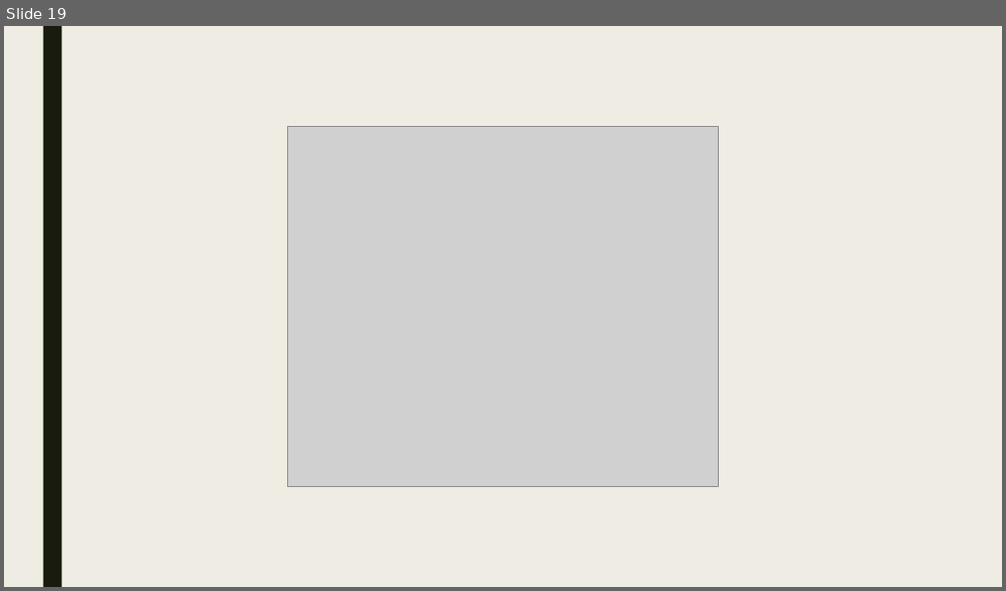
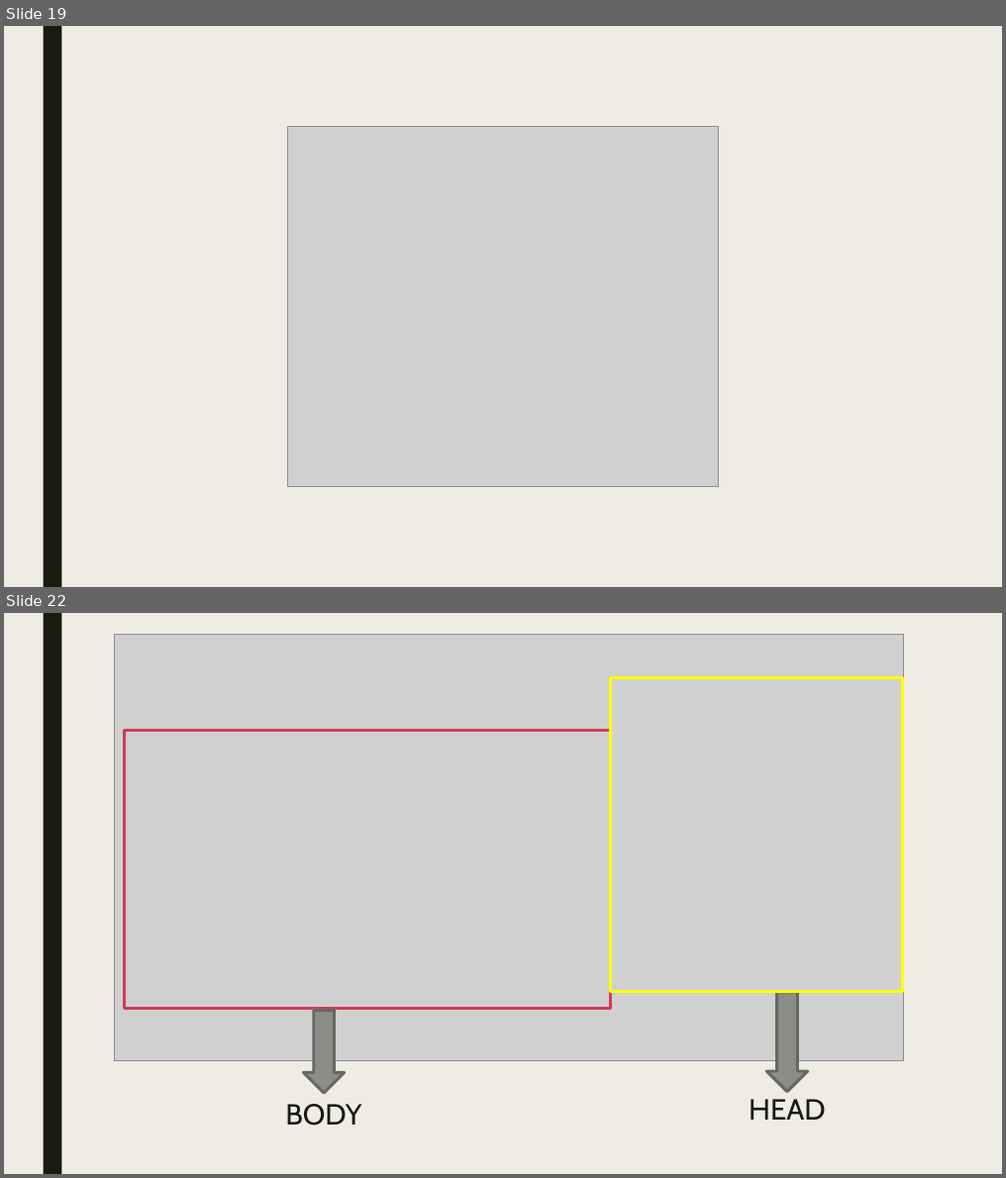
Before and after one commit to lexus654/basic_HTML-CSS_tutorial, a slide deck: HTML BASICS.pptx. Shown one above the other, each under a label of ours: slide 19 before the commit, slides 19 and 22 after it; the slides between them are not shown. The pictures are 1006x591 and 1006x1178 pixels, drawn with LibreOffice and Linux fonts; fonts in the diff are those of the drawing; grey boxes stand for pictures. Boxes give left, top, right and bottom in pixels: in the first picture for what was removed or moved away, otherwise in the second. Text is boxed around its words. In the diff, an @@ line names an element or a change of style, - is before the commit and + after.

Commit message:
HEAD TAG DONE

```diff
--- a/HTML BASICS.pptx
+++ b/HTML BASICS.pptx
@@ slide 22 added at bbox=[4, 613, 1002, 1174], background #EFEDE3; not listed: 1 template element that a slide beside it also shows @@
@@ picture added at bbox=[115, 634, 905, 1061] @@
@@ rectangle added at bbox=[611, 678, 902, 992], outline #FFFF00 2.75 pt @@
@@ rectangle added at bbox=[124, 730, 611, 1009], outline #D13B56 2.75 pt @@
@@ right arrow added at bbox=[767, 992, 808, 1092], fill #8C8D86, outline #686863 2.75 pt @@
@@ right arrow added at bbox=[303, 1011, 345, 1093], fill #8C8D86, outline #686863 2.75 pt @@
@@ text added at bbox=[285, 1104, 361, 1126], 28 pt, text #191B0E @@
+BODY
@@ text added at bbox=[748, 1099, 826, 1120], 28 pt, text #191B0E @@
+HEAD
```
Also in this commit, not shown: 3 other slides added, 2 other files.
